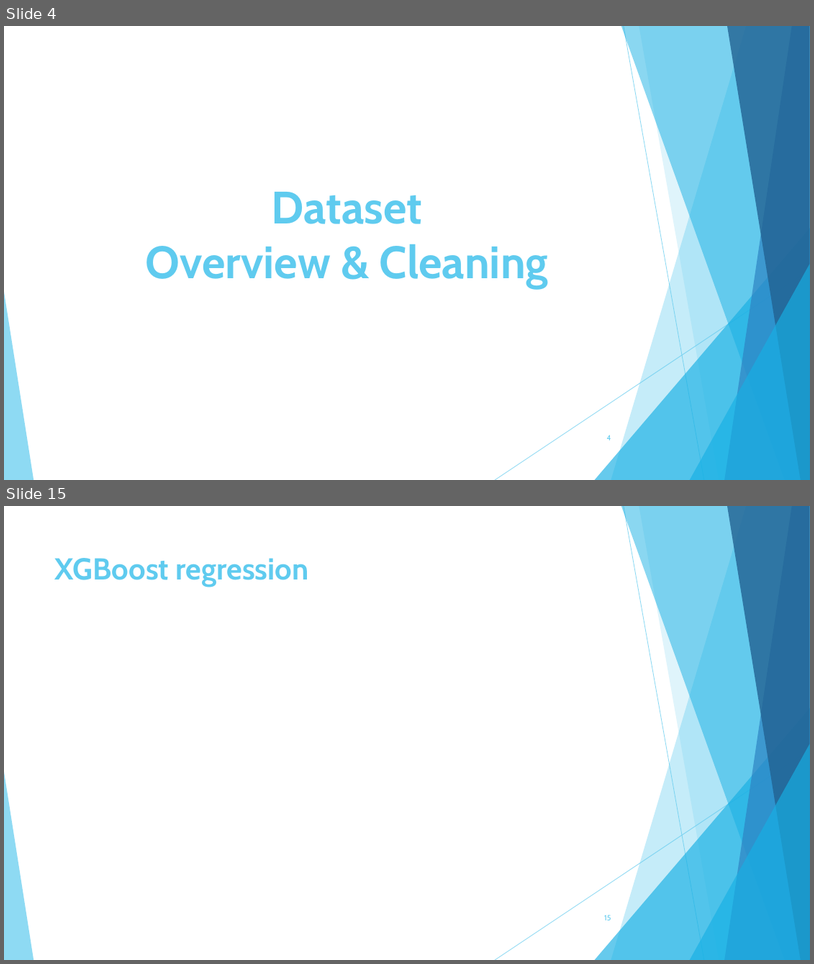
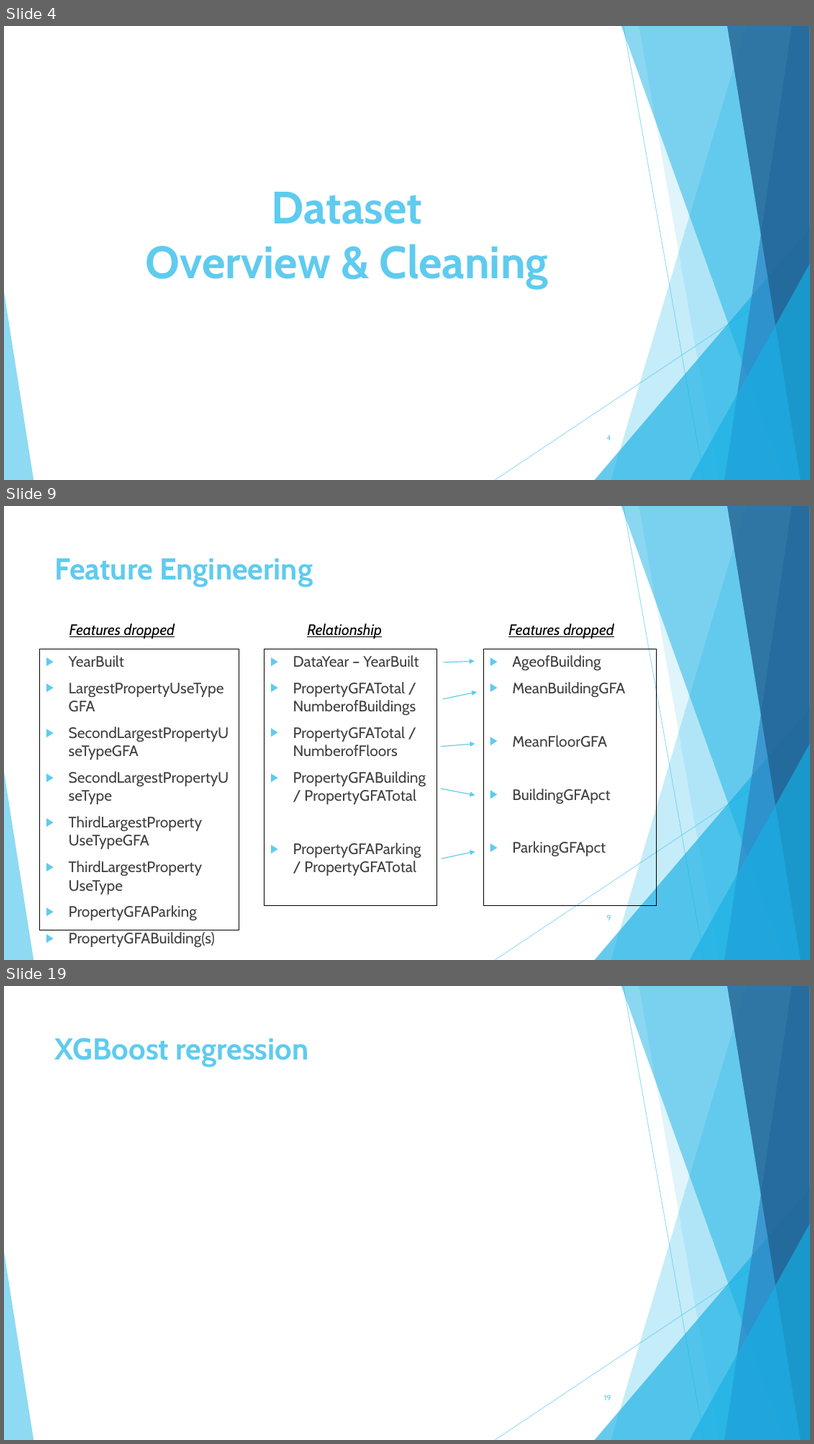
Before and after one commit to hike7o/SL-OC-projects, a slide deck: P4/Pelec_03_presentation.pptx. Shown one above the other, each under a label of ours: slides 4 and 15 before the commit, slides 4, 9 and 19 after it; the slides between them are not shown. The pictures are 814x964 and 814x1444 pixels, drawn with LibreOffice and Linux fonts; fonts in the diff are those of the drawing. Boxes give left, top, right and bottom in pixels: in the first picture for what was removed or moved away, otherwise in the second. Text is boxed around its words. In the diff, an @@ line names an element or a change of style, - is before the commit and + after.

```diff
--- a/P4/Pelec_03_presentation.pptx
+++ b/P4/Pelec_03_presentation.pptx
@@ slide 9 added at box(4, 506, 810, 960), background #FFFFFF; not listed: 10 template elements that a slide beside it also shows @@
@@ title added at box(55, 558, 313, 587), 36 pt, text #5FCBEF, bold @@
+Feature Engineering
@@ text added at box(70, 623, 175, 638), 18 pt, text #000000, italic, underline @@
+Features dropped
@@ text added at box(307, 623, 382, 638), 18 pt, text #000000, italic, underline @@
+Relationship
@@ text added at box(509, 623, 614, 638), 18 pt, text #000000, italic, underline @@
+Features dropped
@@ text added at box(40, 649, 239, 929), outline #000000 0.75 pt, 18 pt, text #404040 @@
+▶ YearBuilt
+▶ LargestPropertyUseTypeGFA
+▶ SecondLargestPropertyUseTypeGFA
+▶ SecondLargestPropertyUseType
+▶ ThirdLargestProperty UseTypeGFA
+▶ ThirdLargestProperty UseType
+▶ PropertyGFAParking
+▶ PropertyGFABuilding(s)
@@ rectangle added at box(265, 649, 437, 906), outline #000000 0.75 pt, 18 pt, text #404040 @@
+▶ DataYear – YearBuilt
+▶ PropertyGFATotal / NumberofBuildings
+▶ PropertyGFATotal / NumberofFloors
+▶ PropertyGFABuilding / PropertyGFATotal
+▶ PropertyGFAParking / PropertyGFATotal
@@ rectangle added at box(484, 649, 657, 906), outline #000000 0.75 pt, 18 pt, text #404040 @@
+▶ AgeofBuilding
+▶ MeanBuildingGFA
+▶ MeanFloorGFA
+▶ BuildingGFApct
+▶ ParkingGFApct
@@ arrow added from (444, 662) to (475, 661), #5FCBEF 1 pt @@
@@ arrow added from (443, 699) to (477, 692), #5FCBEF 1 pt @@
@@ arrow added from (441, 746) to (476, 744), #5FCBEF 1 pt @@
@@ arrow added from (441, 788) to (476, 795), #5FCBEF 1 pt @@
@@ arrow added from (442, 858) to (476, 852), #5FCBEF 1 pt @@
@@ page number added at box(607, 914, 612, 920), 9 pt, text #5FCBEF @@
+9
@@ what was slide 15 is now slide 19 @@
@@ page number at box(604, 1394, 612, 1400): text changed @@
-15
+19
```
Also in this commit, not shown: 11 slides changed, 7 other slides added, 3 slides removed, 8 other files.
